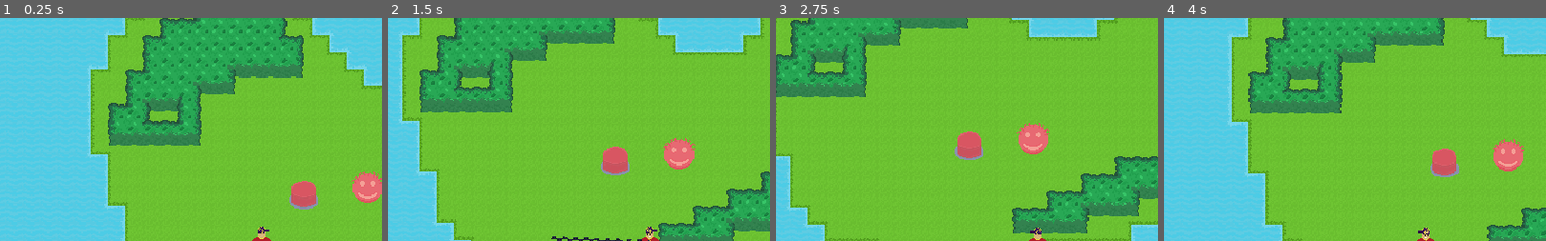
Above: before the commit, frames 1-4 (left to right).
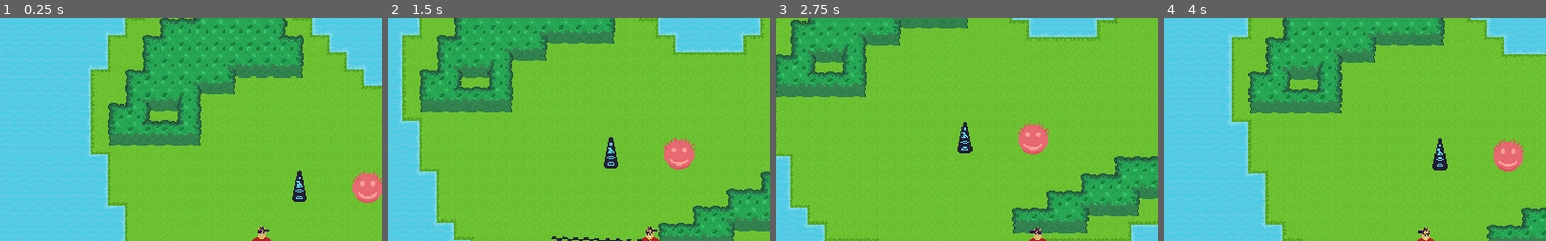
Above: after the commit, the same moments.

Repository: siffer331/Emalgemated
Game: Godot game, scene res://Src/Main/Main.tscn
The game is run twice, just before and just after one commit, with the same random seed, the same clock (stepped at 60 frames per second) and the same inputs.
Inputs (mouse positions are % of the whole screen's width and height, from its top left):
- Up to frame 1 (0.25 s): no input
- Up to frame 2 (1.5 s): move the mouse to (72, 45) at 0.52 s; press the mouse at (72, 45) at 0.53 s; hold D (player_move_right) 0.53-1.28 s; move the mouse to (30, 55) at 1.27 s; release the mouse at (30, 55) at 1.28 s; hold S (player_move_down) from 1.28 s (still down); click (30, 55) at 1.35 s
- Up to frame 3 (2.75 s): tap Enter at 2 s; move the mouse to (60, 28) at 2.02 s; release S (player_move_down) at 2.03 s; press the mouse at (60, 28) at 2.03 s; hold D (player_move_right) from 2.03 s (still down)
- Up to frame 4 (4 s): move the mouse to (45, 70) at 2.77 s; release D (player_move_right) at 2.78 s; release the mouse at (45, 70) at 2.78 s; hold W (player_move_up) 2.78-3.53 s; click (45, 70) at 2.85 s; tap Space at 3.5 s; move the mouse to (80, 65) at 3.52 s; press the mouse at (80, 65) at 3.53 s; hold A (player_move_left) from 3.53 s (still down)
The pictures show only the part of the screen within x 16-66%, y 0-50%; the shares and areas given below are measured in that part.

The runs differ from the first frame. In frame 1, 0.9% of the frame differs, in the area x 75-84%, y 68-86%; in frame 2, 0.9%; in frame 3, 0.8%; in frame 4, 0.8%.

Commit message:
obelisk functionality

Diff:
--- a/Src/Main/Main.tscn
+++ b/Src/Main/Main.tscn
@@ -3,7 +3,7 @@
 [ext_resource path="res://Src/Player/Player.tscn" type="PackedScene" id=1]
 [ext_resource path="res://Src/Level/Level.tscn" type="PackedScene" id=2]
 [ext_resource path="res://Src/Enemies/Ranged/Ranged.tscn" type="PackedScene" id=3]
-[ext_resource path="res://Src/Systems/Trigger/Button/Button.tscn" type="PackedScene" id=4]
+[ext_resource path="res://Src/Misc/Monolith.tscn" type="PackedScene" id=4]
 
 [node name="Main" type="Node2D"]
 
@@ -16,5 +16,5 @@
 [node name="Ranged" parent="." instance=ExtResource( 3 )]
 position = Vector2( 99.6464, -47.9312 )
 
-[node name="Button" parent="." instance=ExtResource( 4 )]
-position = Vector2( 40.3631, -43.3062 )
+[node name="Monolith" parent="." instance=ExtResource( 4 )]
+position = Vector2( 35.7165, -50.7968 )
--- a/Src/Misc/Monolith.tscn
+++ b/Src/Misc/Monolith.tscn
@@ -6,6 +6,8 @@
 extents = Vector2( 7, 15 )
 
 [node name="Monolith" type="StaticBody2D"]
+collision_layer = 4096
+collision_mask = 0
 
 [node name="Col" type="CollisionShape2D" parent="."]
 position = Vector2( 0, 1 )
--- a/Src/Player/Chain.gd
+++ b/Src/Player/Chain.gd
@@ -1,5 +1,6 @@
 extends Line2D
 
+signal broken(controlling)
 
 var controlling: Node2D
 
@@ -7,3 +8,7 @@
 func _process(delta: float) -> void:
 	if controlling:
 		points[1] = to_local(controlling.global_position)
+		$RayCast.cast_to = points[1]
+		if $RayCast.is_colliding():
+			emit_signal("broken", controlling)
+			queue_free()
--- a/Src/Player/Chain.tscn
+++ b/Src/Player/Chain.tscn
@@ -9,3 +9,7 @@
 texture = ExtResource( 1 )
 texture_mode = 1
 script = ExtResource( 2 )
+
+[node name="RayCast" type="RayCast2D" parent="."]
+enabled = true
+collision_mask = 4096
--- a/Src/Player/Controller.gd
+++ b/Src/Player/Controller.gd
@@ -87,7 +87,9 @@
 			self.capture_length = 0
 			var chain = load("res://Src/Player/Chain.tscn").instance()
 			owner.add_child(chain)
+			capturing.get_node("Statemachine/Controller").is_controlled = true
 			chain.controlling = capturing
+			chain.connect("broken", self, "_on_Chain_broken")
 			if len(captured) < capture_max:
 				captured.append(capturing)
 			capturing = null
@@ -101,3 +103,8 @@
 			)
 			owner.capture.get_material().set_shader_param("index", 7)
 		owner.chain_animator.stop()
+
+
+func _on_Chain_broken(controlling: Node2D) -> void:
+	controlling.get_node("Statemachine/Controller").is_controlled = false
+	captured.erase(controlling)
